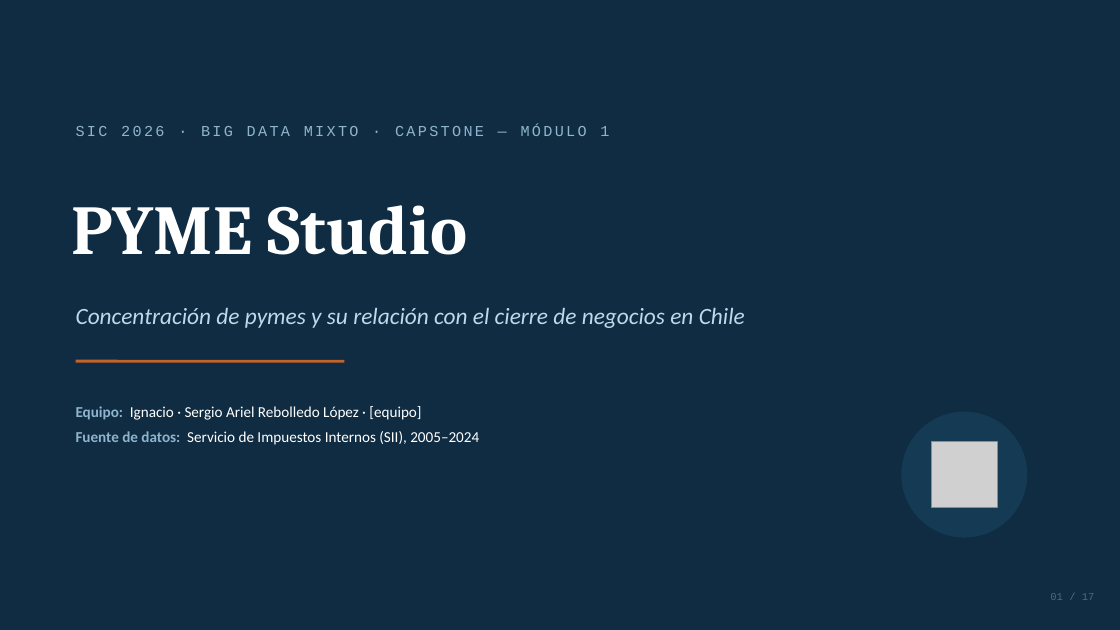
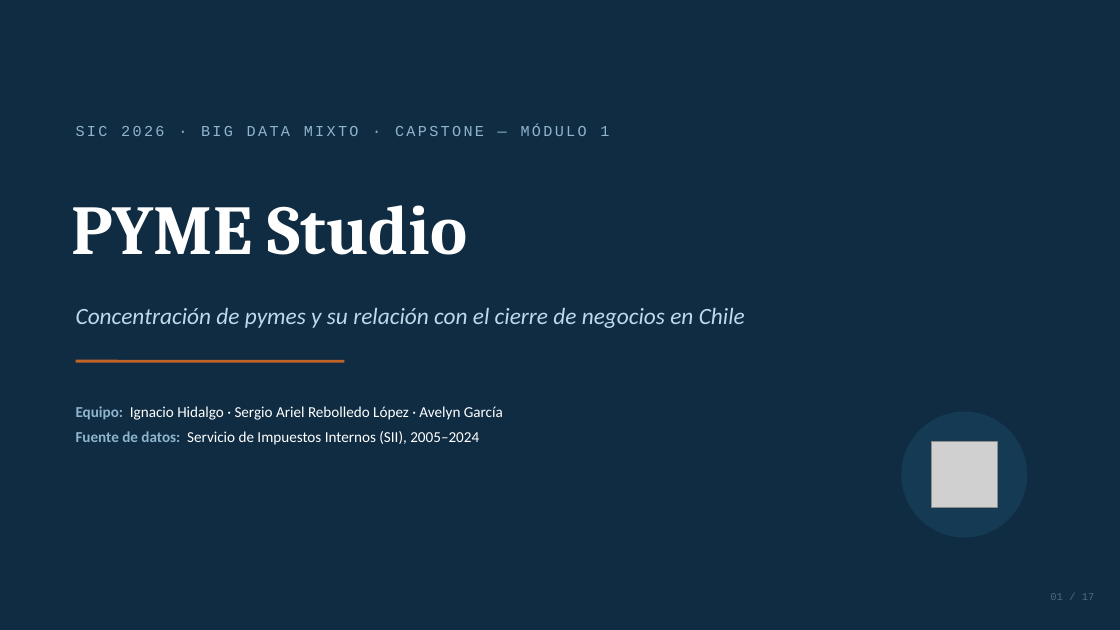
Before and after one commit to sergiorebolledo/pyme-studio, a slide deck: slide 1 of docs/presentacion/PYME_Studio_Presentacion.pptx. Drawn at 1120x630 pixels with LibreOffice and Linux fonts; fonts in the diff are those of the drawing; grey boxes stand for pictures. Boxes give left, top, right and bottom in pixels: in the first picture for what was removed or moved away, otherwise in the second. Text is boxed around its words. In the diff, an @@ line names an element or a change of style, - is before the commit and + after.

Commit message:
Correcciones finales: autoría, placeholders y rutas obsoletas
- Corrige la URL de clonación genérica en README.md.
- Agrega la sección "Equipo" al README con los 3 autores confirmados
  (Ignacio Hidalgo, Sergio Ariel Rebolledo López, Avelyn García),
  consistentes con los créditos del notebook original.
- Reemplaza el placeholder [equipo] en la presentación por el nombre
  real, y agrega metadatos de documento (título, autor) al .pptx.
- Uniforma el apellido "López" con tilde en README y LICENSE.
- Corrige 4 referencias residuales a rutas previas a la reorganización
  (scripts/, output/, dashboard_v2.html) en comentarios y mensajes de
  src/analisis_hito4.py, src/graficar_hito4_extra.py y src/validar_calidad.py.

```diff
--- a/docs/presentacion/PYME_Studio_Presentacion.pptx
+++ b/docs/presentacion/PYME_Studio_Presentacion.pptx
@@ text at (x1=76, y1=406, x2=503, y2=445): text changed @@
-Equipo: Ignacio · Sergio Ariel Rebolledo López · [equipo]
-Fuente de datos: Servicio de Impuestos Internos (SII), 2005–2024
+Equipo: Ignacio Hidalgo · Sergio Ariel Rebolledo López · Avelyn García
+Fuente de datos: Servicio de Impuestos Internos (SII), 2005–2024
```
Also in this commit, not shown: 9 other files.
